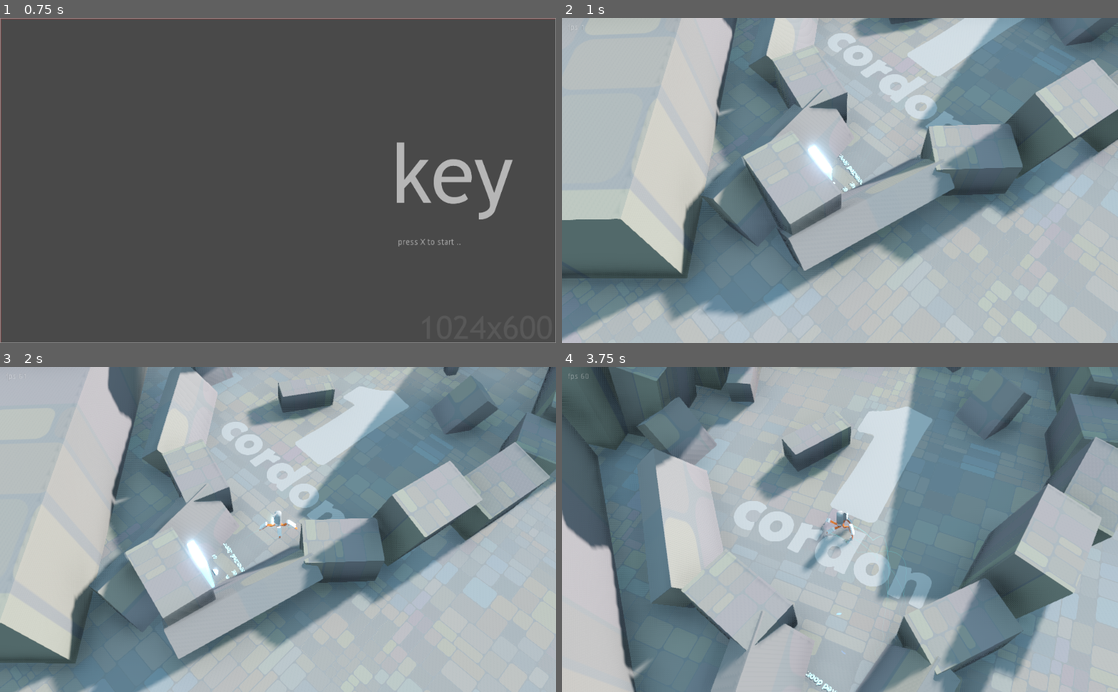
Above: before the commit, frames 1-4 (two rows, left to right).
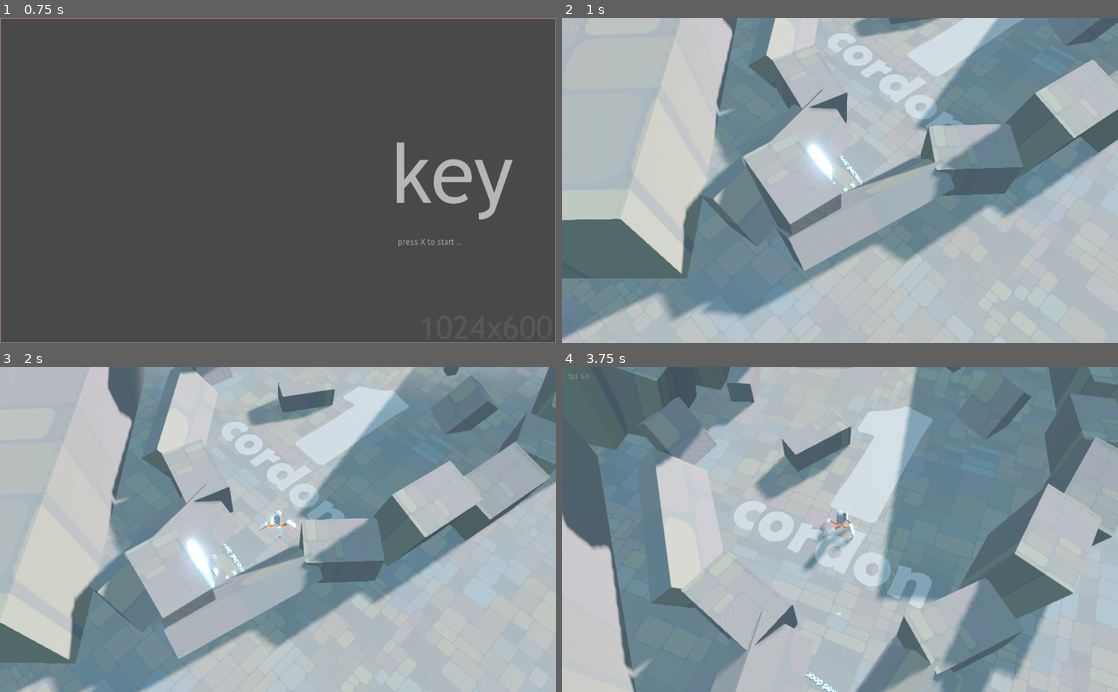
Above: after the commit, the same moments.

Repository: ioxu/key
Game: Godot game, scene res://scenes/splash.tscn
The game is run twice, just before and just after one commit, with the same random seed, the same clock (stepped at 60 frames per second) and the same inputs.
Inputs (mouse positions are in pixels of both pictures, inside the frame that each line leads up to):
- Up to frame 1 (0.75 s): tap X at 0.5 s; move the mouse to (400, 164) at 0.52 s; hold D (move_right) from 0.53 s (still down); hold Left (camera_rotate_left) from 0.53 s (still down); click (400, 164) at 0.67 s
- Up to frame 2 (1 s): keep holding D (move_right); keep holding Left (camera_rotate_left); tap Space (jump) at 0.77 s
- Up to frame 3 (2 s): tap Space (jump) at 1.25, 1.52 s; move the mouse to (166, 545) at 1.27 s; release D (move_right) at 1.28 s; release Left (camera_rotate_left) at 1.28 s; hold S (move_down) from 1.28 s (still down); tap Right (camera_rotate_right) at 1.35 s
- Up to frame 4 (3.75 s): move the mouse to (895, 458) at 2.02 s; release S (move_down) at 2.03 s; hold D (move_right) 2.03-2.78 s; click (895, 458) at 2.1 s; move the mouse to (812, 594) at 2.77 s; hold W (move_up) 2.78-3.53 s; tap Left (camera_rotate_left) at 2.85 s; click (812, 594) at 2.92 s; tap Space (jump) at 3.02 s; move the mouse to (1006, 578) at 3.52 s; hold A (move_left) from 3.53 s (still down); hold Right (camera_rotate_right) from 3.53 s (still down)

Frame 1 is identical in both runs. In frame 2, 7.0% of the frame differs, in the area x 0-100%, y 0-84%; in frame 3, 5.6%; in frame 4, 7.6%, in the area x 0-100%, y 0-100%.

Commit message:
added an export switch for emitting shell casings, turned off SSAO

Diff:
--- a/data/weapons/pulse_shard/pulse_shard.gd
+++ b/data/weapons/pulse_shard/pulse_shard.gd
@@ -17,6 +17,8 @@
 onready var muzzle_flash : MeshInstance = $geometry_hook/muzzle_flash
 onready var muzzle_flash_light : OmniLight = $geometry_hook/muzzle_flash_light
 onready var muzzle_flash_light_initial_position = muzzle_flash_light.translation
+
+export (bool) var eject_casings := true
 const bullet_scene = preload("res://data/weapons/pulse_shard/pulse_shard_bullet.tscn")
 const bullet_casing_scene = preload("res://data/weapons/pulse_shard/pulse_shard_casing.tscn")
 onready var bullet_spawner = $bullet_spawner
@@ -81,7 +83,6 @@
 	var bullet = bullet_scene.instance()
 	if is_enemy_weapon:
 		bullet.is_enemy_bullet = true
-
 	get_node("/root/").add_child(bullet)
 	bullet.set_translation(bullet_spawner.get_global_transform().origin)
 	var direction = bullet_spawner.get_global_transform().basis.z
@@ -89,15 +90,16 @@
 	bullet.start()
 
 	# eject casing
-	yield(get_tree().create_timer(0.2), "timeout")
-	var casing = bullet_casing_scene.instance()
-	casing.transform = $shell_casing_spawner.global_transform
-	get_node("/root/").add_child(casing)
-	var impulse = 3 * (Vector3(0.0, rand_range(20.0,35.0), 0.0) + casing.transform.basis.x * -rand_range(10.0,20.0)) #25.0
-	impulse += global_velocity
-	casing.apply_impulse ( Vector3.ZERO, impulse)
-	casing.apply_torque_impulse( ( $shell_casing_spawner.global_transform.basis.y * rand_range( 0.2, 2.0 ) ) + \
-		($shell_casing_spawner.global_transform.basis.x * rand_range(-0.5, 0.5 ) ) )
+	if eject_casings:
+		yield(get_tree().create_timer(0.2), "timeout")
+		var casing = bullet_casing_scene.instance()
+		casing.transform = $shell_casing_spawner.global_transform
+		get_node("/root/").add_child(casing)
+		var impulse = 3 * (Vector3(0.0, rand_range(20.0,35.0), 0.0) + casing.transform.basis.x * -rand_range(10.0,20.0)) #25.0
+		impulse += global_velocity
+		casing.apply_impulse ( Vector3.ZERO, impulse)
+		casing.apply_torque_impulse( ( $shell_casing_spawner.global_transform.basis.y * rand_range( 0.2, 2.0 ) ) + \
+			($shell_casing_spawner.global_transform.basis.x * rand_range(-0.5, 0.5 ) ) )
 
 	if !is_enemy_weapon:
 		Input.start_joy_vibration(0, 1.0, 0.0, 0.05)
--- a/data/weapons/pulse_shard/pulse_shard_bullet.gd
+++ b/data/weapons/pulse_shard/pulse_shard_bullet.gd
@@ -26,7 +26,7 @@
 	var collision_info = move_and_collide( delta * self.global_transform.basis.z * projectile_speed )
 	if collision_info:
 		collided(collision_info.get_collider(), collision_info)
-
+#	pass
 
 func _on_free_timer_timeout():
 	queue_free()
--- a/scenes/world_environment.tres
+++ b/scenes/world_environment.tres
@@ -9,7 +9,6 @@
 fog_depth_begin = 0.0
 fog_depth_end = 60.0
 tonemap_mode = 2
-ssao_enabled = true
 ssao_radius = 6.83
 ssao_intensity = 7.39
 ssao_radius2 = 0.1
